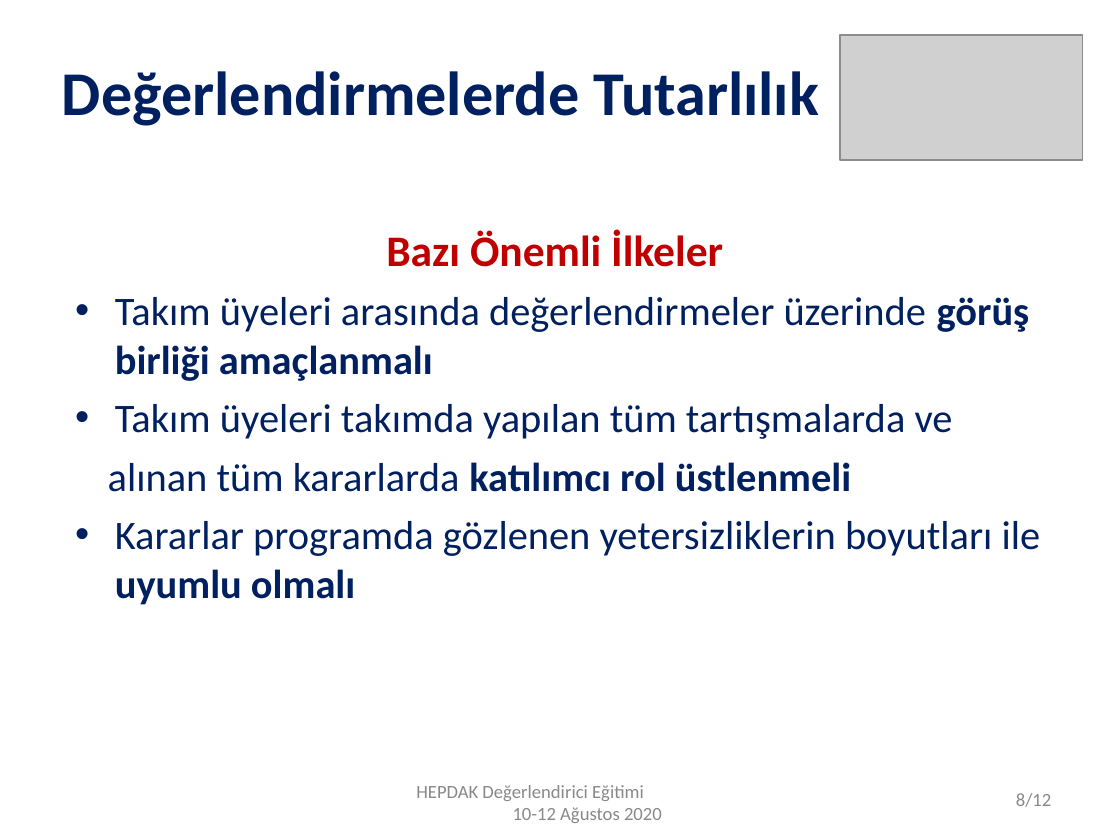
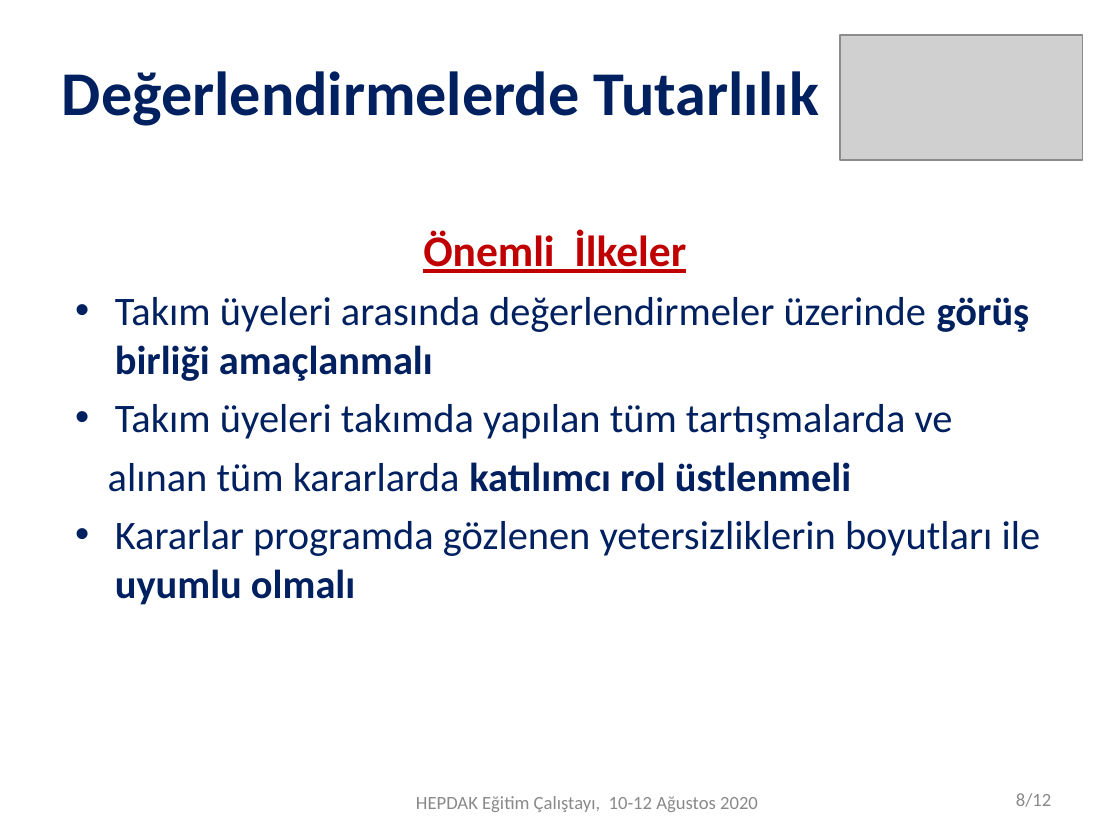
Before and after one commit to sametgolgeci/Hepdak-nextjs, a slide deck: slide 9 of public/doc/degerlendirici_egitim_5/8.tutarlılık.ppt (slide 6 before the commit). Drawn at 1120x840 pixels with LibreOffice and Linux fonts; fonts in the diff are those of the drawing; grey boxes stand for pictures. Boxes give left, top, right and bottom in pixels: in the first picture for what was removed or moved away, otherwise in the second. Text is boxed around its words. In the diff, an @@ line names an element or a change of style, - is before the commit and + after.

Commit message:
v.1.11.14
- Çalıştayın (2020-İzmir) 5. ve 8. dosyası güncellendi

```diff
--- a/public/doc/degerlendirici_egitim_5/8.tutarlılık.ppt
+++ b/public/doc/degerlendirici_egitim_5/8.tutarlılık.ppt
@@ text at bbox=[423, 230, 686, 273]: text changed @@
-Bazı Önemli İlkeler
+Önemli İlkeler
@@ text at bbox=[416, 796, 758, 812]: text changed @@
-HEPDAK Değerlendirici Eğitimi 10-12 Ağustos 2020
+HEPDAK Eğitim Çalıştayı, 10-12 Ağustos 2020
```
Also in this commit, not shown: 9 other slides changed, 3 slides added, 1 other file.
